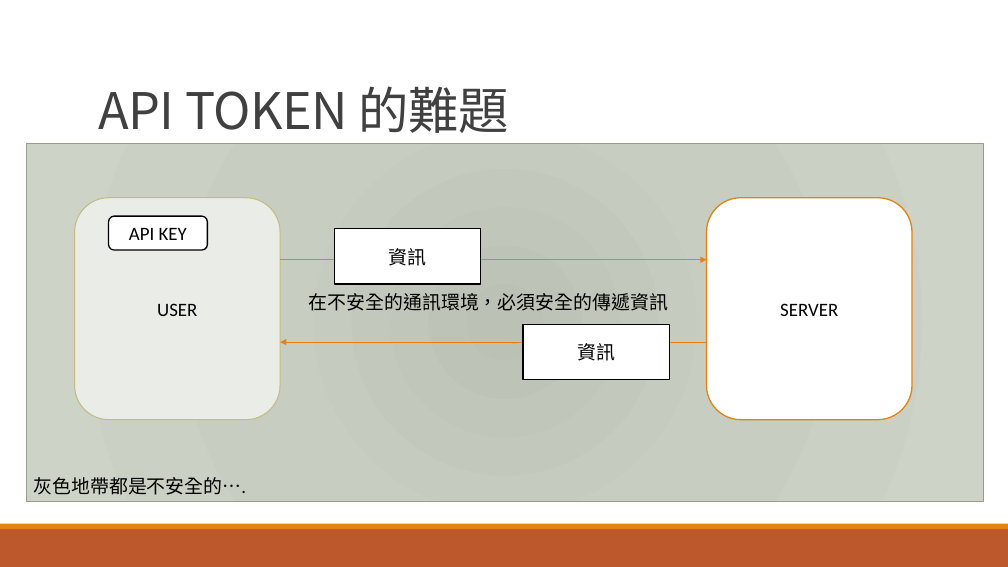
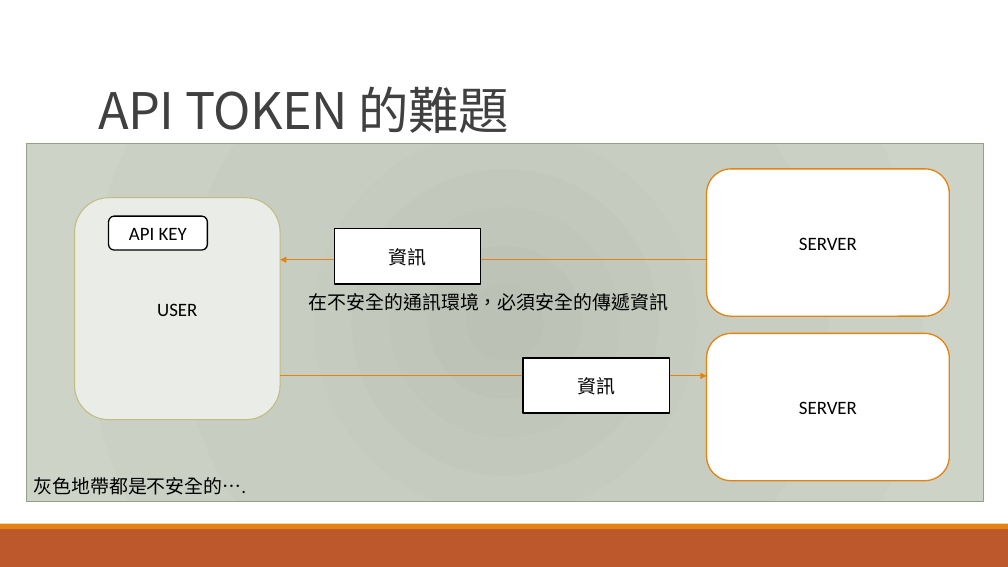
Before and after one commit to andrew0928/Course.Microservices.201612, a slide deck: slide 31 of Session3/M03.pptx. Drawn at 1008x567 pixels with LibreOffice and Linux fonts; fonts in the diff are those of the drawing. Boxes give left, top, right and bottom in pixels: in the first picture for what was removed or moved away, otherwise in the second. Text is boxed around its words. In the diff, an @@ line names an element or a change of style, - is before the commit and + after.

```diff
--- a/Session3/M03.pptx
+++ b/Session3/M03.pptx
@@ rounded rectangle "SERVER": place and size @@
-rounded rectangle "SERVER" at box(707, 198, 913, 420)
+rounded rectangle "SERVER" at box(707, 169, 950, 316)
@@ arrow (281, 260) - (707, 260): arrowheads changed @@
@@ rectangle "資訊": place and size @@
-rectangle "資訊" at box(523, 324, 670, 380)
+rectangle "資訊" at box(523, 358, 670, 413)
@@ rounded rectangle added at box(707, 333, 950, 481), fill #FFFFFF, outline #E48312 1.25 pt, 18 pt, text #000000 @@
+SERVER
@@ arrow moved from (707, 343) - (281, 343) to (707, 376) - (281, 376) @@
@@ arrow (707, 376) - (281, 376): arrowheads changed @@
```
Also in this commit, not shown: 4 other slides changed, 4 slides added, 2 slides removed.
